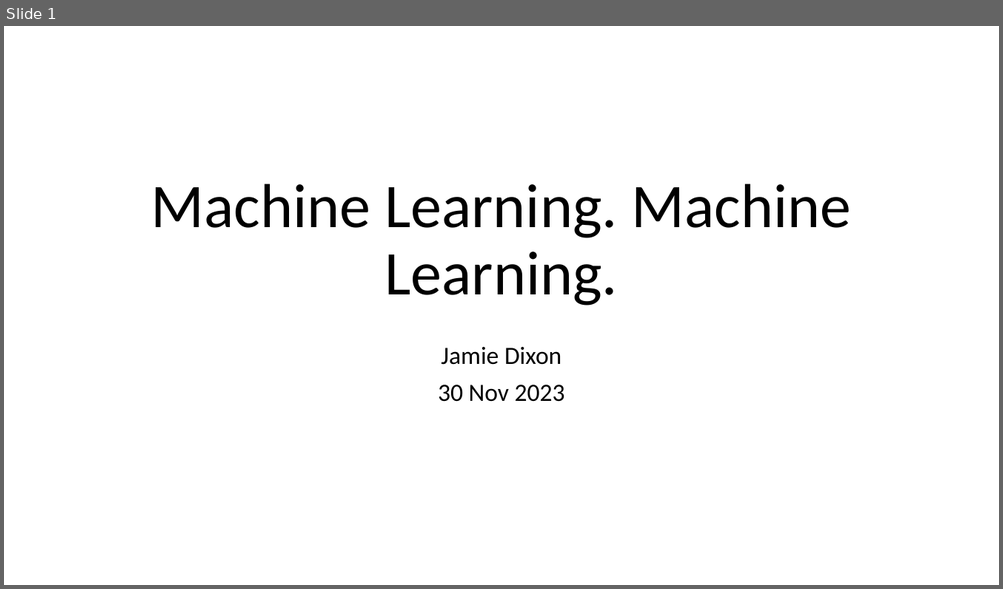
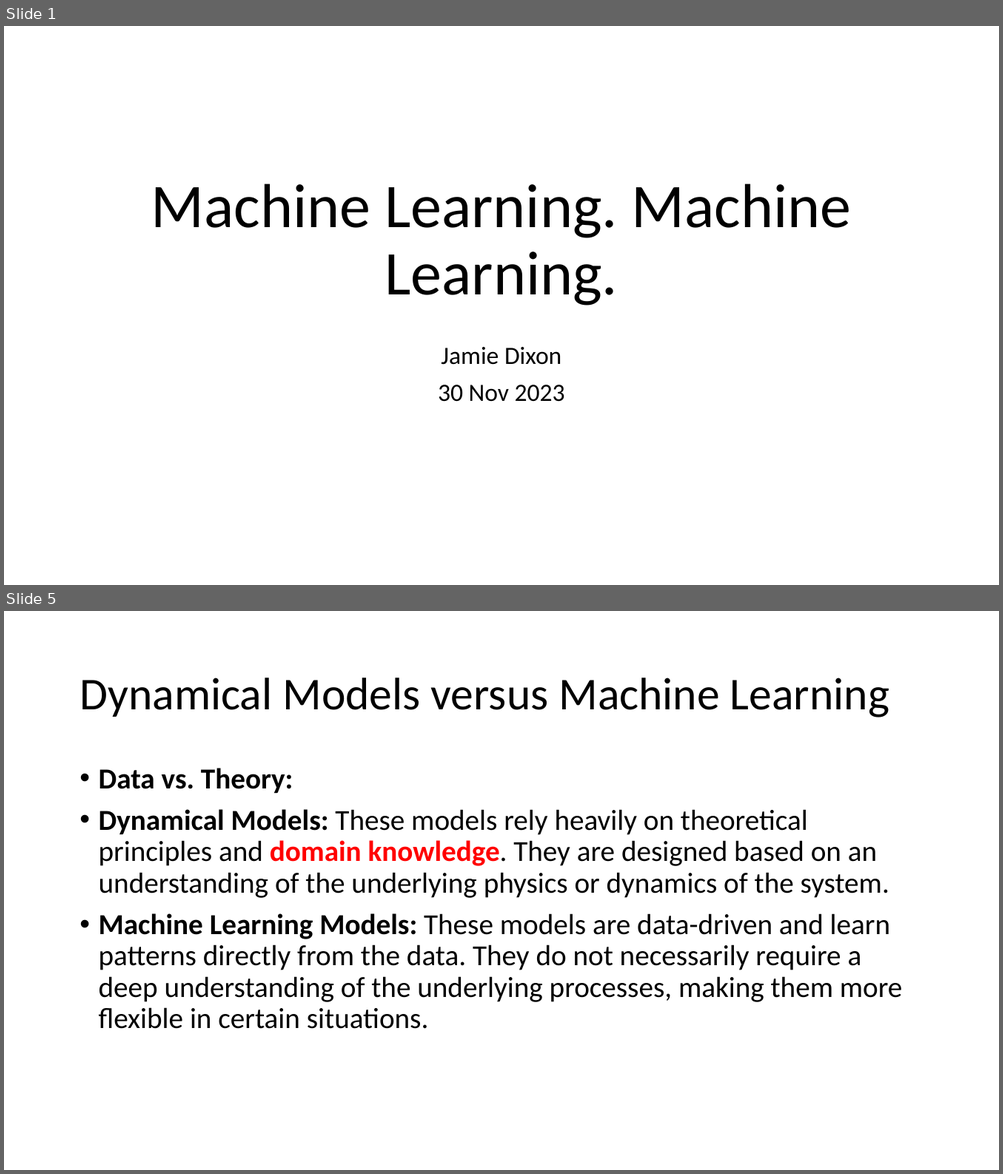
Before and after one commit to jamessdixon/swe4s, a slide deck: SWES_MachineLearning.pptx. Shown one above the other, each under a label of ours: slide 1 before the commit, slides 1 and 5 after it; the slides between them are not shown. The pictures are 1003x589 and 1003x1174 pixels, drawn with LibreOffice and Linux fonts; fonts in the diff are those of the drawing. Boxes give left, top, right and bottom in pixels: in the first picture for what was removed or moved away, otherwise in the second. Text is boxed around its words. In the diff, an @@ line names an element or a change of style, - is before the commit and + after.

```diff
--- a/SWES_MachineLearning.pptx
+++ b/SWES_MachineLearning.pptx
@@ slide 5 added at (4, 611, 999, 1170), background #FFFFFF @@
@@ title added at (79, 678, 889, 718), 44 pt, text #000000 @@
+Dynamical Models versus Machine Learning
@@ text added at (99, 768, 902, 1029), 28 pt, text #000000 @@
+• Data vs. Theory:
+• Dynamical Models: These models rely heavily on theoretical principles and domain knowledge. They are designed based on an understanding of the underlying physics or dynamics of the system.
+• Machine Learning Models: These models are data-driven and learn patterns directly from the data. They do not necessarily require a deep understanding of the underlying processes, making them more flexible in certain situations.
```
Also in this commit, not shown: 9 other slides added, 1 other file.
